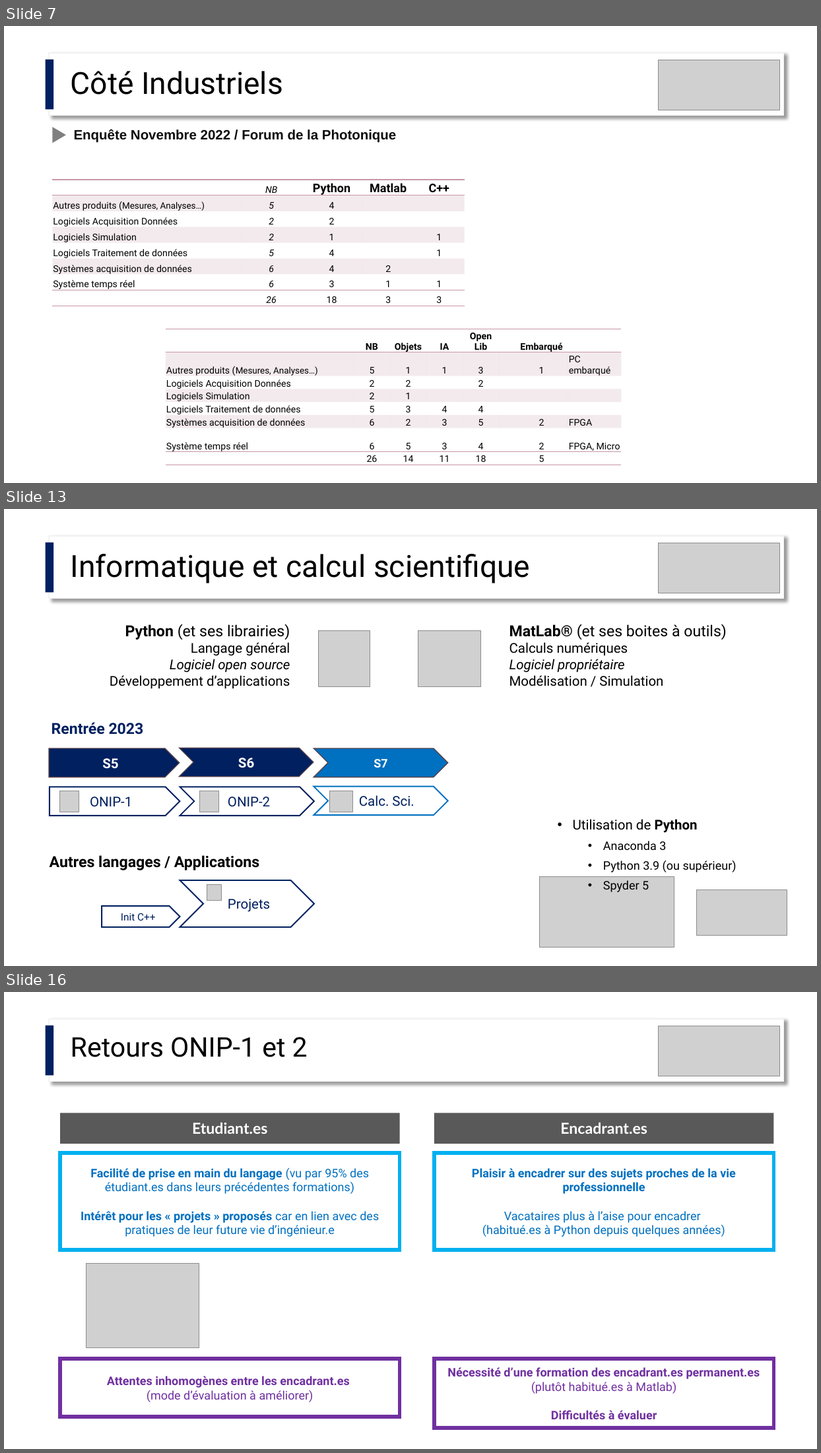
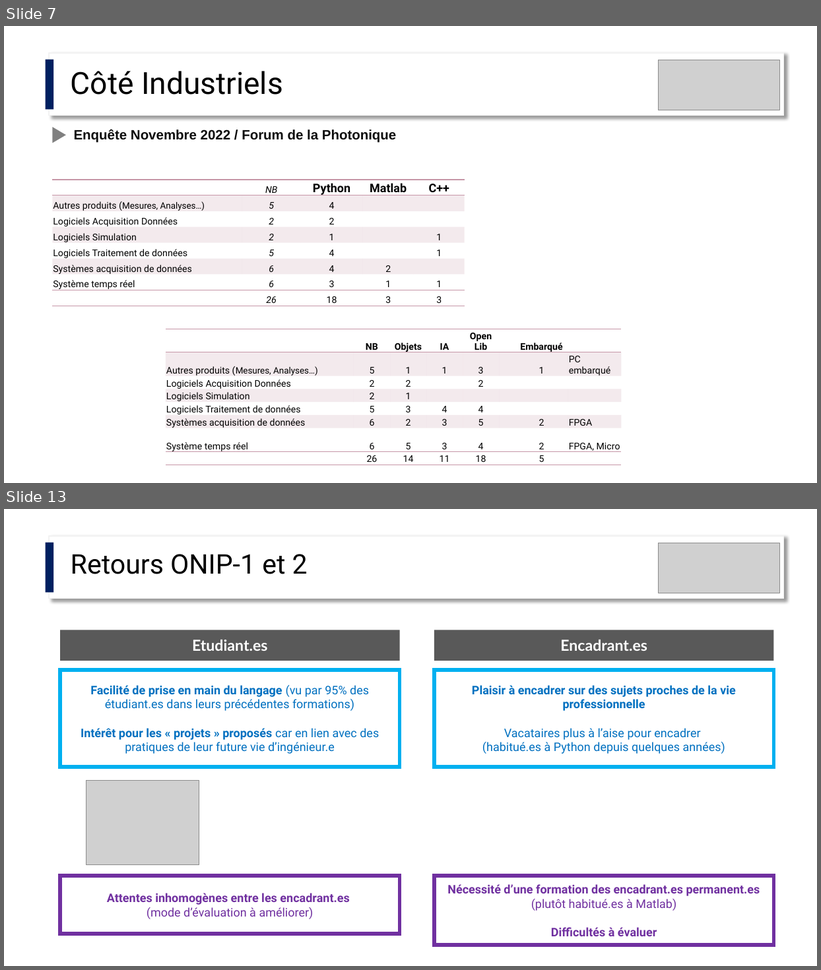
Before and after one commit to jvillemejane/jvillemejane, a slide deck: Presentations/2024_COPERF_Informatique.pptx. Shown one above the other, each under a label of ours: slides 7, 13 and 16 before the commit, slides 7 and 13 after it; the slides between them are not shown. The pictures are 821x1453 and 821x970 pixels, drawn with LibreOffice and Linux fonts; fonts in the diff are those of the drawing; grey boxes stand for pictures; background and template pictures are left out. Boxes give left, top, right and bottom in pixels: in the first picture for what was removed or moved away, otherwise in the second. Text is boxed around its words. In the diff, an @@ line names an element or a change of style, - is before the commit and + after.

```diff
--- a/Presentations/2024_COPERF_Informatique.pptx
+++ b/Presentations/2024_COPERF_Informatique.pptx
@@ slide 13 removed at (4,509,817,966), background #FFFFFF @@
@@ rectangle removed at (46,543,54,593) @@
@@ rectangle removed at (49,536,784,599) @@
@@ picture removed at (659,543,781,593) @@
@@ text removed at (71,554,530,584) @@
-Informatique et calcul scientifique
@@ text removed at (110,624,290,689) @@
-Python (et ses librairies)
-Langage général
-Logiciel open source
-Développement d’applications
@@ text removed at (510,624,727,687) @@
-MatLab® (et ses boites à outils)
-Calculs numériques
-Logiciel propriétaire
-Modélisation / Simulation
@@ picture removed at (319,630,370,687) @@
@@ picture removed at (418,630,481,687) @@
@@ text removed at (52,722,144,735) @@
-Rentrée 2023
@@ pentagon arrow removed at (49,749,180,778) @@
-S5
@@ chevron removed at (179,748,314,777) @@
-S6
@@ chevron removed at (314,749,448,778) @@
-S7
@@ pentagon arrow removed at (49,787,180,816) @@
-ONIP-1
@@ picture removed at (60,791,79,813) @@
@@ chevron removed at (180,787,314,816) @@
-S ONIP-26
@@ picture removed at (200,791,218,812) @@
@@ chevron removed at (314,787,448,815) @@
-S Calc. Sci.
@@ picture removed at (330,791,354,812) @@
@@ text removed at (573,819,737,892) @@
-• Utilisation de Python
-  • Anaconda 3
-  • Python 3.9 (ou supérieur)
-  • Spyder 5
@@ text removed at (50,855,259,871) @@
-Autres langages / Applications
@@ chevron removed at (180,881,314,927) @@
-S Projets6
@@ picture removed at (207,885,222,900) @@
@@ picture removed at (539,877,675,948) @@
@@ picture removed at (697,890,787,935) @@
@@ pentagon arrow removed at (102,906,180,927) @@
-Init C++
@@ what was slide 16 is now slide 13 @@
```
Also in this commit, not shown: 9 slides changed, 1 slide added, 3 other slides removed, 1 other file.
